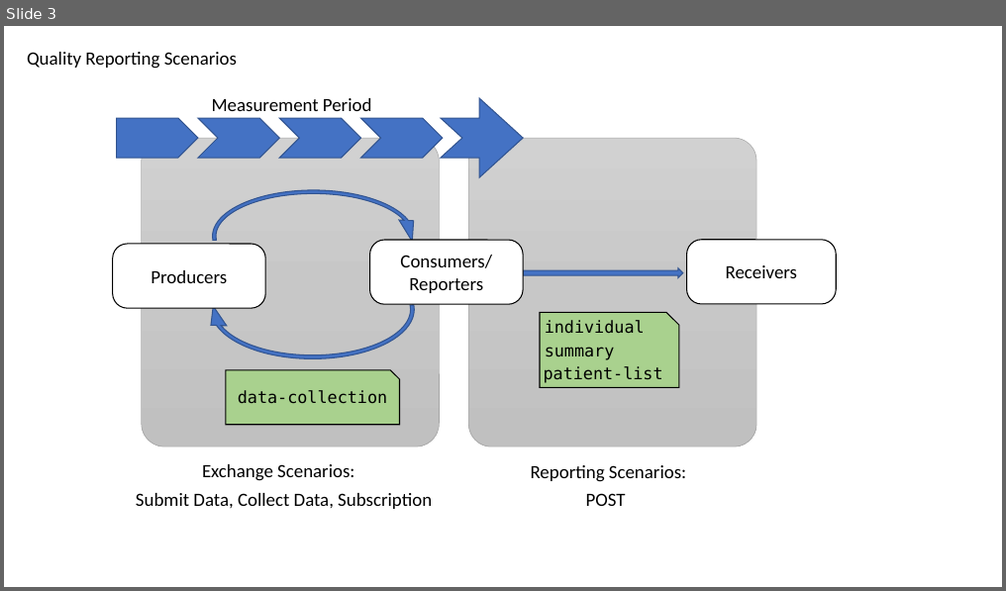
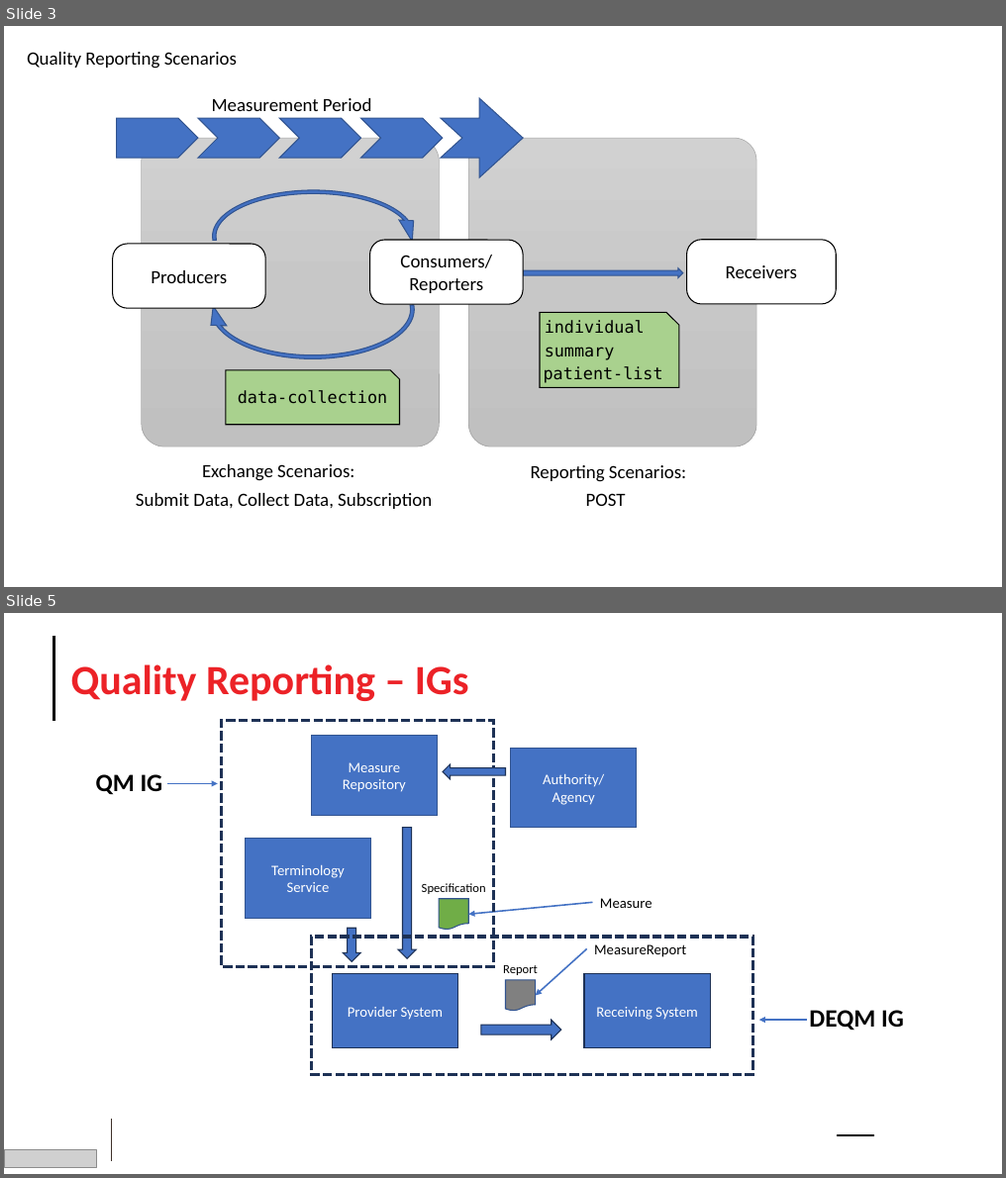
Before and after one commit to HL7/davinci-deqm, a slide deck: input/images/source/DEQM IG Diagram.pptx. Shown one above the other, each under a label of ours: slide 3 before the commit, slides 3 and 5 after it; the slides between them are not shown. The pictures are 1006x591 and 1006x1178 pixels, drawn with LibreOffice and Linux fonts; fonts in the diff are those of the drawing; grey boxes stand for pictures; background and template pictures are left out. Boxes give left, top, right and bottom in pixels: in the first picture for what was removed or moved away, otherwise in the second. Text is boxed around its words. In the diff, an @@ line names an element or a change of style, - is before the commit and + after.

Commit message:
[FHIR-49635](https://jira.hl7.org/browse/FHIR-49635): Moved Background and Glossary to separate pages and expanded on reporting scenarios

```diff
--- a/input/images/source/DEQM IG Diagram.pptx
+++ b/input/images/source/DEQM IG Diagram.pptx
@@ slide 5 added at (x1=4, y1=613, x2=1002, y2=1174), background #FFFFFF @@
@@ line added from (54, 636) to (54, 721), #000000 3.25 pt @@
@@ title added at (x1=71, y1=664, x2=469, y2=701), 40 pt, text #EC2227, bold @@
+Quality Reporting – IGs
@@ rectangle added at (x1=221, y1=721, x2=494, y2=967), outline #1E3256 3 pt dashed @@
@@ rectangle added at (x1=311, y1=736, x2=437, y2=815), fill #4472C4, outline #325491 1 pt, 14 pt, text #FFFFFF @@
+Measure Repository
@@ rectangle added at (x1=511, y1=748, x2=637, y2=827), fill #4472C4, outline #325491 1 pt, 14 pt, text #FFFFFF @@
+Authority/
+Agency
@@ text added at (x1=96, y1=774, x2=163, y2=795), 24 pt, text #000000, bold @@
+QM IG
@@ arrow added from (168, 783) to (218, 783), #4472C4 1.5 pt @@
@@ down arrow added at (x1=443, y1=764, x2=506, y2=779), fill #4472C4, outline #1E3256 1 pt @@
@@ rectangle added at (x1=245, y1=839, x2=371, y2=918), fill #4472C4, outline #325491 1 pt, 14 pt, text #FFFFFF @@
+Terminology
+Service
@@ down arrow added at (x1=398, y1=828, x2=416, y2=959), fill #4472C4, outline #1E3256 1 pt @@
@@ text added at (x1=422, y1=883, x2=486, y2=894), 12 pt, text #000000 @@
+Specification
@@ flow chart document added at (x1=439, y1=899, x2=469, y2=930), fill #70AD47, outline #325491 1 pt @@
@@ arrow added from (592, 903) to (469, 915), #4472C4 1.5 pt @@
@@ text added at (x1=600, y1=898, x2=652, y2=908), 14 pt, text #000000 @@
+Measure
@@ rectangle added at (x1=311, y1=937, x2=752, y2=1075), outline #1E3256 3 pt dashed @@
@@ down arrow added at (x1=344, y1=928, x2=361, y2=961), fill #4472C4, outline #1E3256 1 pt @@
@@ text added at (x1=503, y1=965, x2=538, y2=975), 12 pt, text #000000 @@
+Report
@@ arrow added from (587, 950) to (536, 995), #4472C4 1.5 pt @@
@@ text added at (x1=594, y1=945, x2=686, y2=958), 14 pt, text #000000 @@
+MeasureReport
@@ rectangle added at (x1=332, y1=974, x2=457, y2=1049), fill #4472C4, outline #1E3256 1 pt, 14 pt, text #FFFFFF @@
+Provider System
@@ flow chart document added at (x1=506, y1=980, x2=536, y2=1011), fill #808080, outline #325491 1 pt @@
@@ rectangle added at (x1=584, y1=974, x2=710, y2=1049), fill #4472C4, outline #1E3256 1 pt, 14 pt, text #FFFFFF @@
+Receiving System
@@ right arrow added at (x1=481, y1=1020, x2=561, y2=1041), fill #4472C4, outline #1E3256 1 pt @@
@@ arrow added from (807, 1020) to (759, 1020), #4472C4 1.5 pt @@
@@ text added at (x1=809, y1=1010, x2=904, y2=1031), 24 pt, text #000000, bold @@
+DEQM IG
@@ line added from (111, 1119) to (111, 1161), #3D3029 0.75 pt @@
@@ line added from (838, 1137) to (874, 1137), #000000 2 pt @@
@@ picture added at (x1=4, y1=1151, x2=96, y2=1167) @@
```
Also in this commit, not shown: 3 other slides added, 15 other files.
